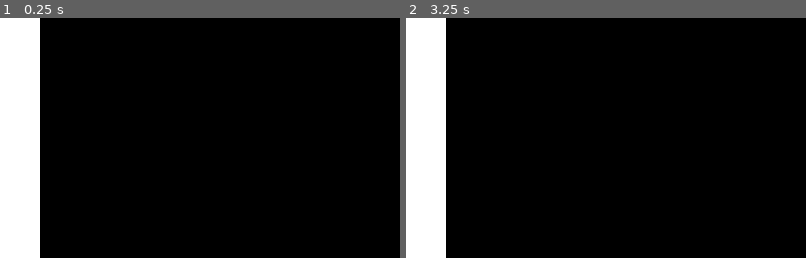
Above: before the commit, frames 1-2 (left to right).
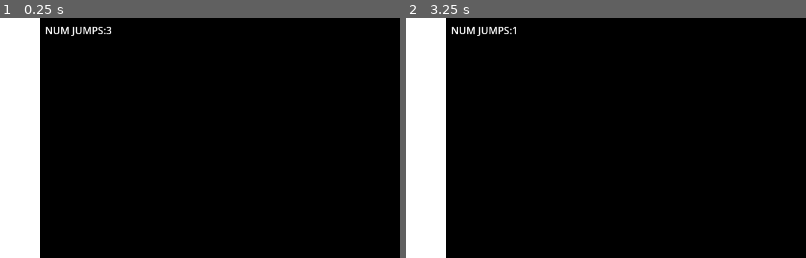
Above: after the commit, the same moments.

Repository: EmiThomson92/Jame-Gam-37
Game: Godot game, scene res://main.tscn
Two runs of this game, one before a commit and one after it. Both use one fixed random seed, a clock stepped at 60 frames per second and the inputs below. The engine's default icon, where the game draws it, is replaced by a stand-in: a white triangle on a blue panel in a dark square.
Inputs:
- Up to frame 1 (0.25 s): no input
- Up to frame 2 (3.25 s): tap Enter (ui_accept) at 0.5, 0.77, 1.52, 2.75, 3.02 s; hold Right (ui_right) 0.53-2.03 s; hold Left (ui_left) 2.03-2.78 s; hold Right (ui_right) from 2.78 s (still down)
The pictures show only the part of the screen within x 0-50%, y 0-50%; the shares and areas given below are measured in that part.

The runs differ from the first frame. In frame 1, 0.3% of the frame differs, in the area x 11-28%, y 3-8%; in frame 2, 0.3%.

Commit message:
Jump Bug fixed
Jump bug fixed and added display of number of jumps in main scene

Diff:
--- a/project/Project/main.gd
+++ b/project/Project/main.gd
@@ -3,7 +3,13 @@
 
 @onready var collision_polygon_2d = $StaticBody2D/CollisionPolygon2D
 @onready var polygon_2d = $StaticBody2D/CollisionPolygon2D/Polygon2D
+@onready var num_jumps = $NUM_JUMPS
+@onready var character_body_2d = $CharacterBody2D
 
 func _ready():
 	RenderingServer.set_default_clear_color(Color.BLACK)
 	polygon_2d.polygon = collision_polygon_2d.polygon
+func _process(delta):
+	var format_string = "NUM JUMPS:%s" % character_body_2d.jumps
+	num_jumps.clear()
+	num_jumps.append_text(format_string)
--- a/project/Project/main.tscn
+++ b/project/Project/main.tscn
@@ -16,3 +16,9 @@
 
 [node name="CharacterBody2D" parent="." instance=ExtResource("2_4sn45")]
 position = Vector2(96, 424)
+
+[node name="NUM_JUMPS" type="RichTextLabel" parent="."]
+offset_left = 72.0
+offset_top = 8.0
+offset_right = 448.0
+offset_bottom = 152.0
--- a/project/Project/player.gd
+++ b/project/Project/player.gd
@@ -36,7 +36,7 @@
 	if Input.is_action_just_pressed("ui_accept") and jumps > 0:
 		velocity.y = JUMP_VELOCITY
 		jumps -= 1
+	elif is_on_floor():
+		jumps = NUM_JUMPS
 	if Input.is_action_just_released("ui_accept") and velocity.y < JUMP_VELOCITY/2:
 		velocity.y = move_toward(velocity.y, 0, 1000)
-	elif is_on_floor():
-		jumps = NUM_JUMPS
